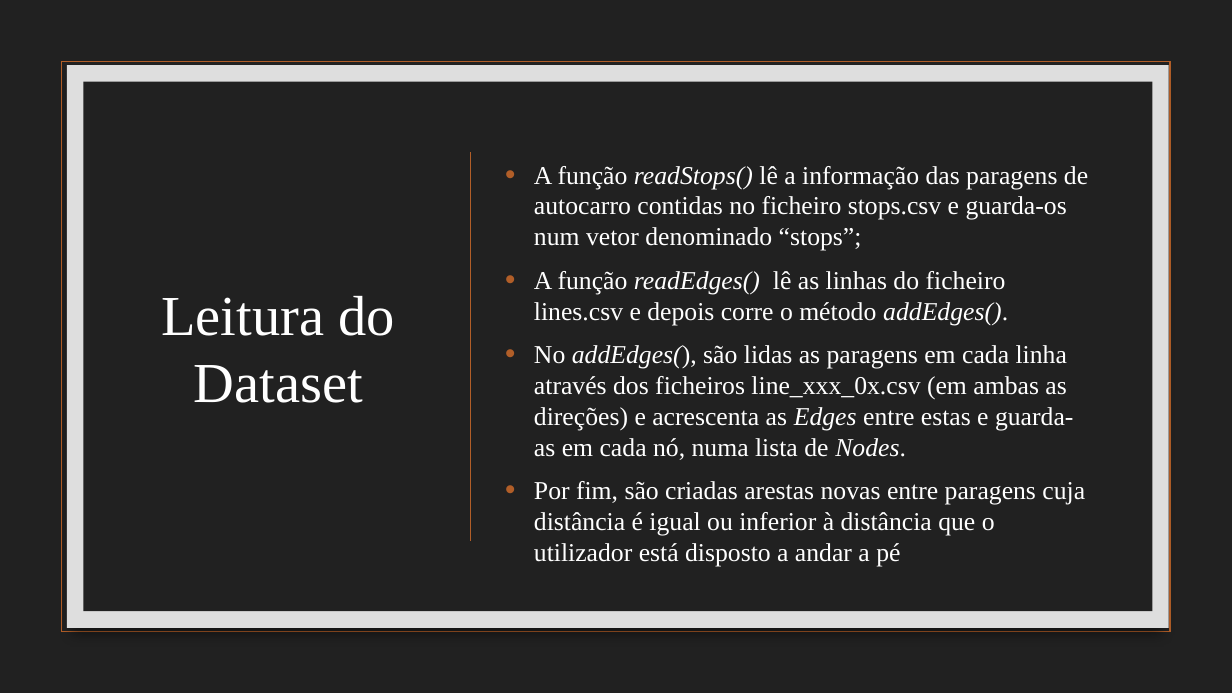
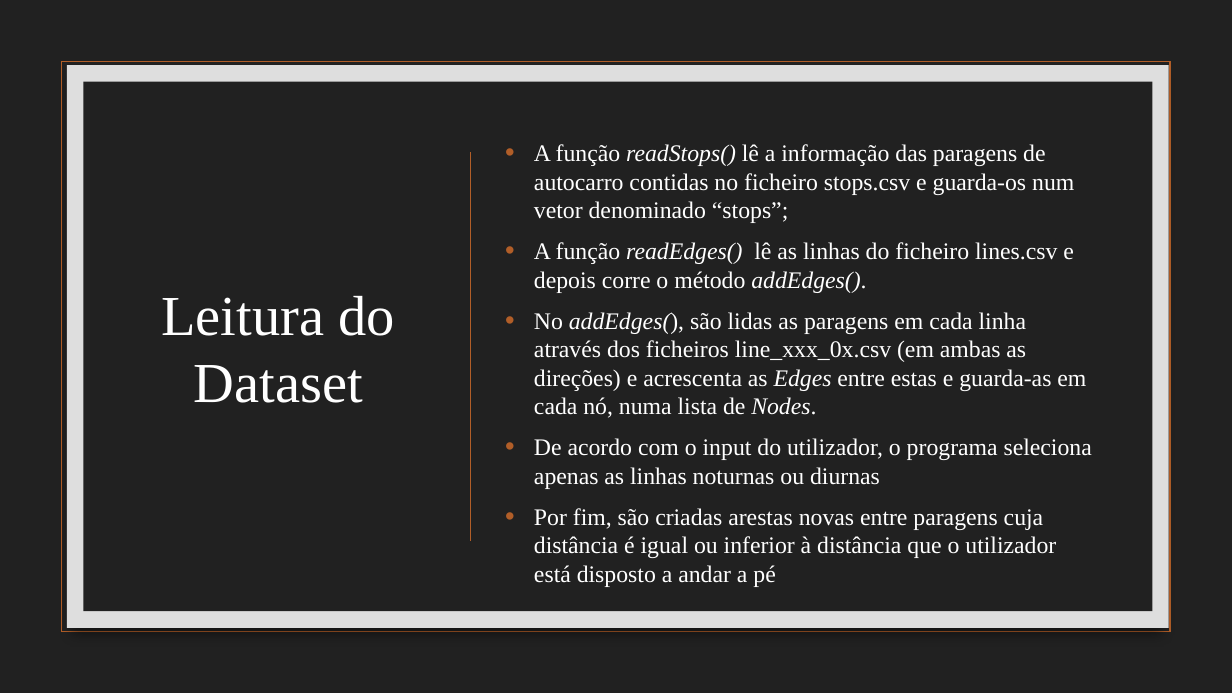
Before and after one commit to afs202005277/STCP-Pathfinder, a slide deck: slide 3 of Projeto2AED.pptx. Drawn at 1232x693 pixels with LibreOffice and Linux fonts; fonts in the diff are those of the drawing; background and template pictures are left out. Boxes give left, top, right and bottom in pixels: in the first picture for what was removed or moved away, otherwise in the second. Text is boxed around its words. In the diff, an @@ line names an element or a change of style, - is before the commit and + after.

```diff
--- a/Projeto2AED.pptx
+++ b/Projeto2AED.pptx
@@ text at [534,144,1086,587]: size 20 to 18.5 pt in "A função readStops() lê a informação das ...", "A função readEdges() lê as linhas do ...", "No addEdges(), são lidas as paragens em ...", "Por fim, são criadas arestas novas entre ..." @@
@@ text at [534,438,1092,489]: paragraph added @@
+• De acordo com o input do utilizador, o programa seleciona apenas as linhas noturnas ou diurnas
```
Also in this commit, not shown: 2 other slides changed, 1 slide removed, 1 other file.
